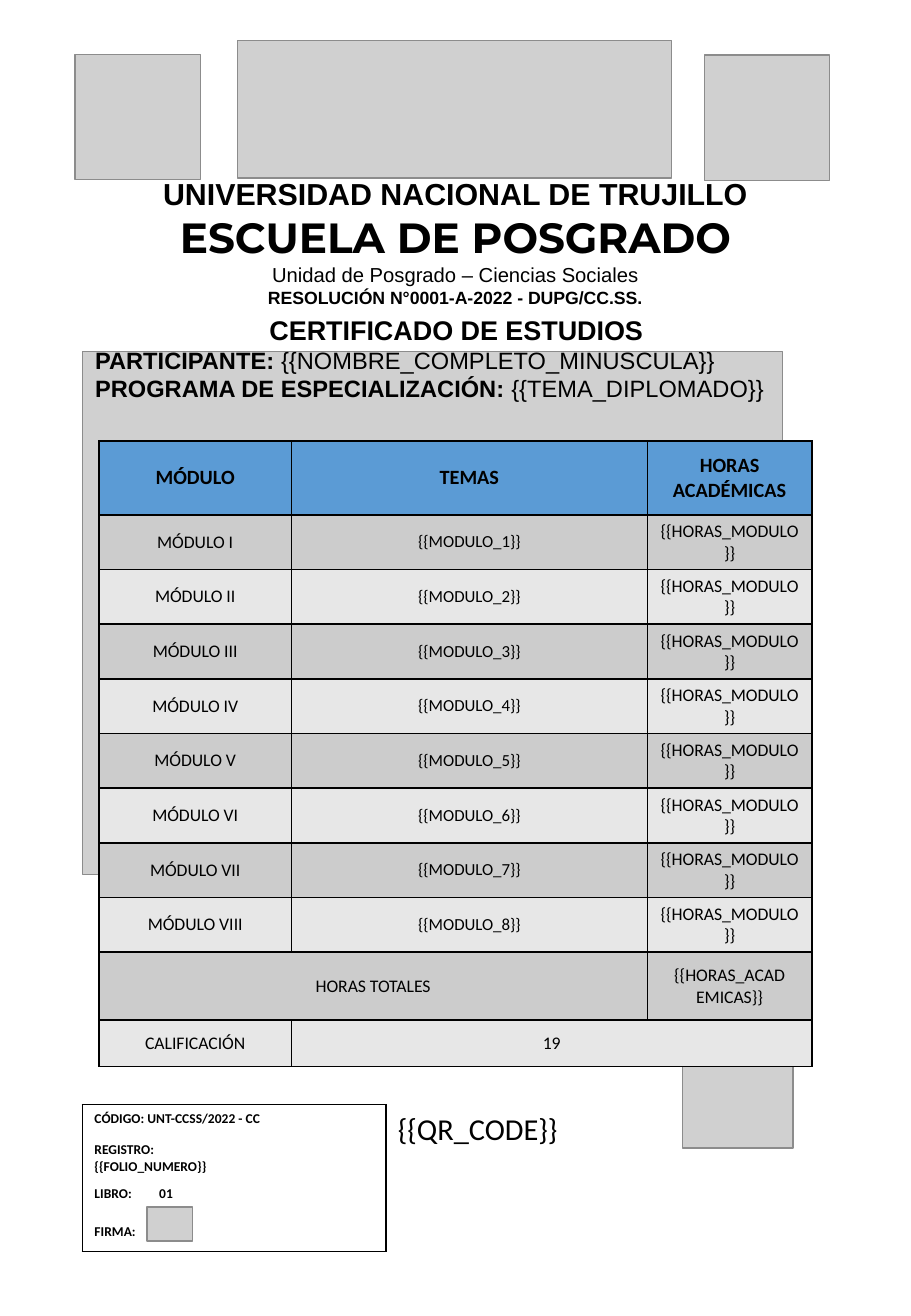
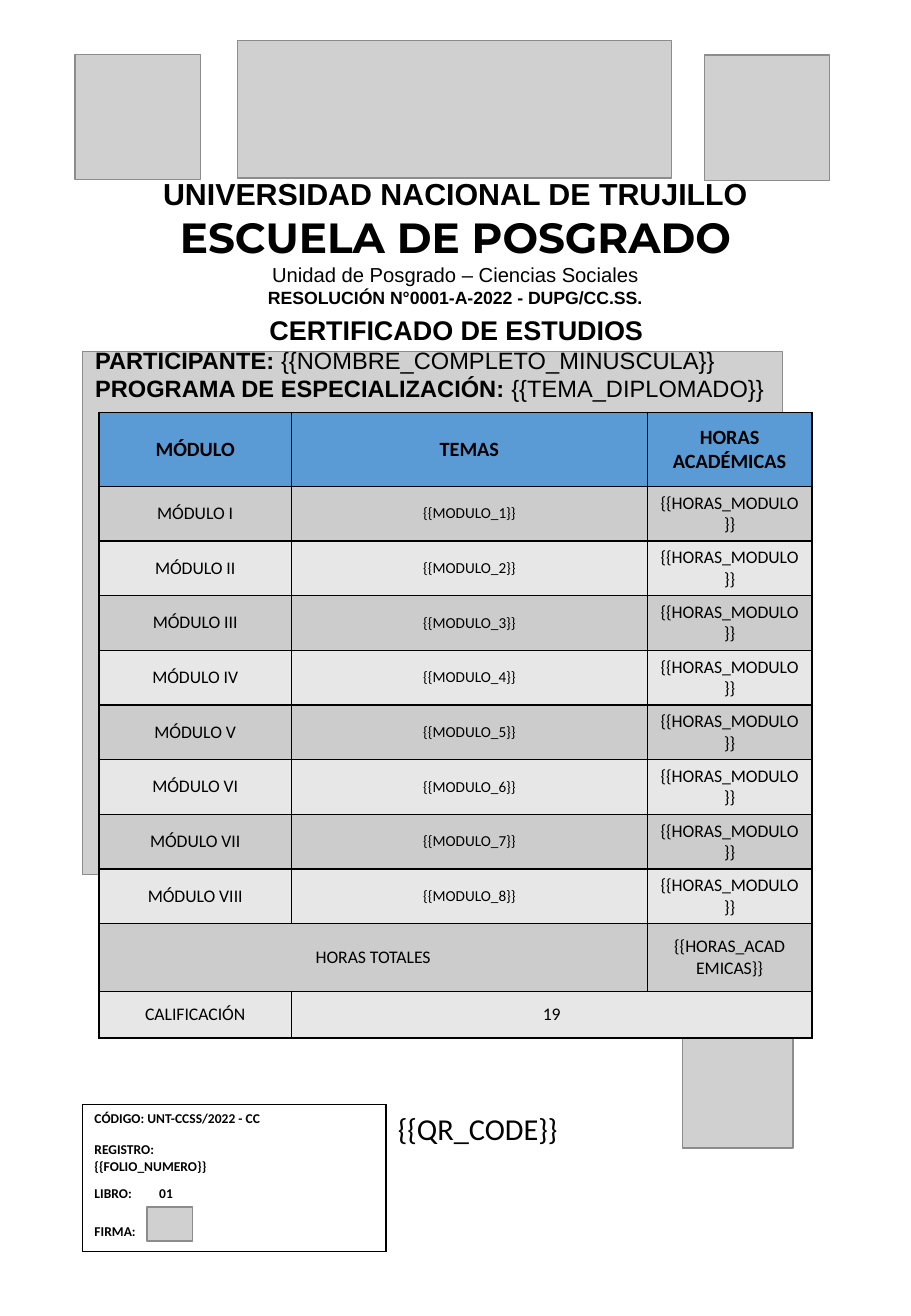
Before and after one commit to CuevaBenjamin-dev/ipde_backend_certificados_automatition, a slide deck: slide 2 of app/templates/universidad_azul/plantilla_programa_de_especializacion.pptx. Drawn at 911x1316 pixels with LibreOffice and Linux fonts; fonts in the diff are those of the drawing; grey boxes stand for pictures; background and template pictures are left out. Boxes give left, top, right and bottom in pixels: in the first picture for what was removed or moved away, otherwise in the second. Text is boxed around its words. In the diff, an @@ line names an element or a change of style, - is before the commit and + after.

```diff
--- a/app/templates/universidad_azul/plantilla_programa_de_especializacion.pptx
+++ b/app/templates/universidad_azul/plantilla_programa_de_especializacion.pptx
@@ table at box(98, 412, 813, 1037) @@
@@ size 10 to 9 pt in "{{MODULO_1}}", "{{MODULO_2}}", "{{MODULO_3}}", "{{MODULO_4}}" and 4 more places @@
@@ table: place and size @@
-table at box(98, 441, 813, 1066)
+table at box(98, 412, 813, 1037)
```
Also in this commit, not shown: 1 other slide changed, 7 other files.
